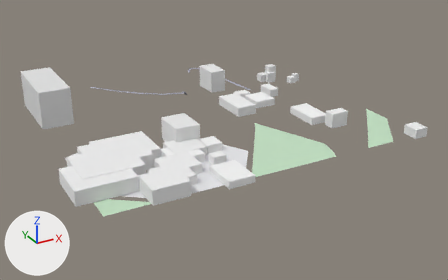
The glTF model white-model-six-districts/chunks/123_111_mid.glb: old version first, new version second.
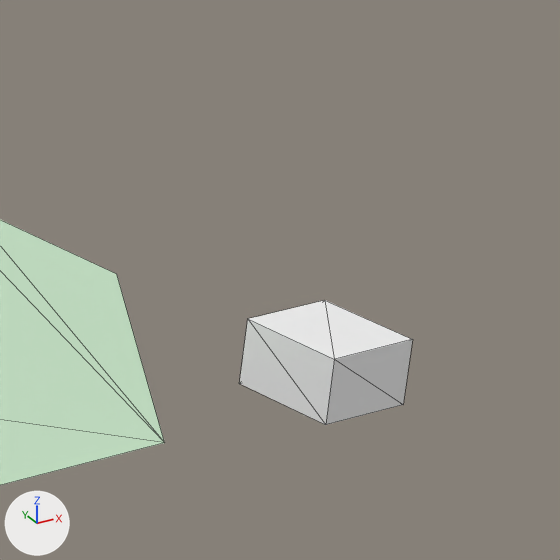
The first picture shows the older version from a 50 mm lens placed at (1322.0, -5614.0, 371.0), pointed at (1760.0, -4818.0, -28.0). The close-ups show the older and then the newer version on the part from 83% to 100% of the width and 29% to 56% of the height of that picture. Only the edits that show in the close-ups are written down. Arrows for +X, +Y and +Z are at lower left; the lights stay in place. The close-ups show mesh edges as thin lines. Vertices at exactly the same position are counted once.
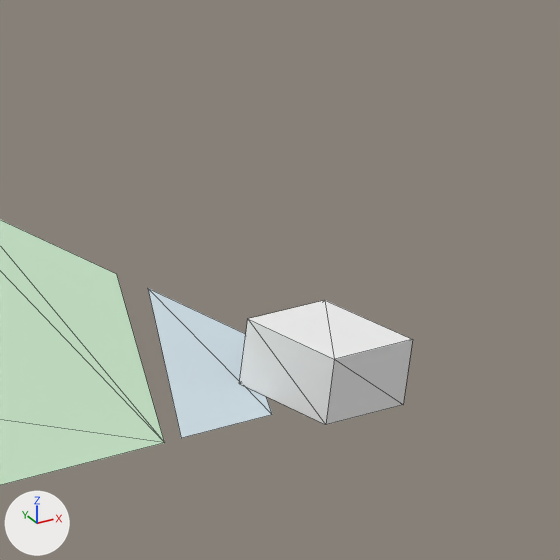
Pixel boxes (x1, y1, x2, y2) of what changed, in the close-ups (560 x 560 px):
part 1 of me_mesh_0, added
    after: (148, 288, 272, 438)

The change, as a diff of the scene's bpy script:
```diff
--- a/white-model-six-districts/chunks/123_111_mid.glb.py
+++ b/white-model-six-districts/chunks/123_111_mid.glb.py
@@ me_mesh_0 @@
 # used by ob_mesh_0; location = (0.0, 0.0, 0.0)
 # verts and faces of me_mesh_0; kept vertices keep their numbers, new ones are numbered from 294
-me_mesh_0.from_pydata(...)  # 294 vertices, 315 faces; spans x 1478.0..2001.0, y -5013.0..-4543.0, z 0.0..60.0
+me_mesh_0.from_pydata(...)  # 302 vertices, 319 faces; spans x 1478.0..2001.0, y -5013.0..-4543.0, z 0.0..60.0
+# me_mesh_0 part 1
+verts[297] = (1974.0, -5000.0, 1.0)  # pixel (272, 414)
+verts[298] = (2000.0, -4935.0, 1.0)  # pixel (147, 288)
+verts[299] = (1949.0, -5000.0, 1.0)  # pixel (181, 438)
+verts[300] = (2000.0, -4965.0, 1.0)  # pixel (245, 333)
+faces += [(297, 298, 299), (297, 300, 298)]
+# other edits to the shape of me_mesh_0 do not show in these pictures
 me_mesh_0.materials.append(mat_material_0)
```
